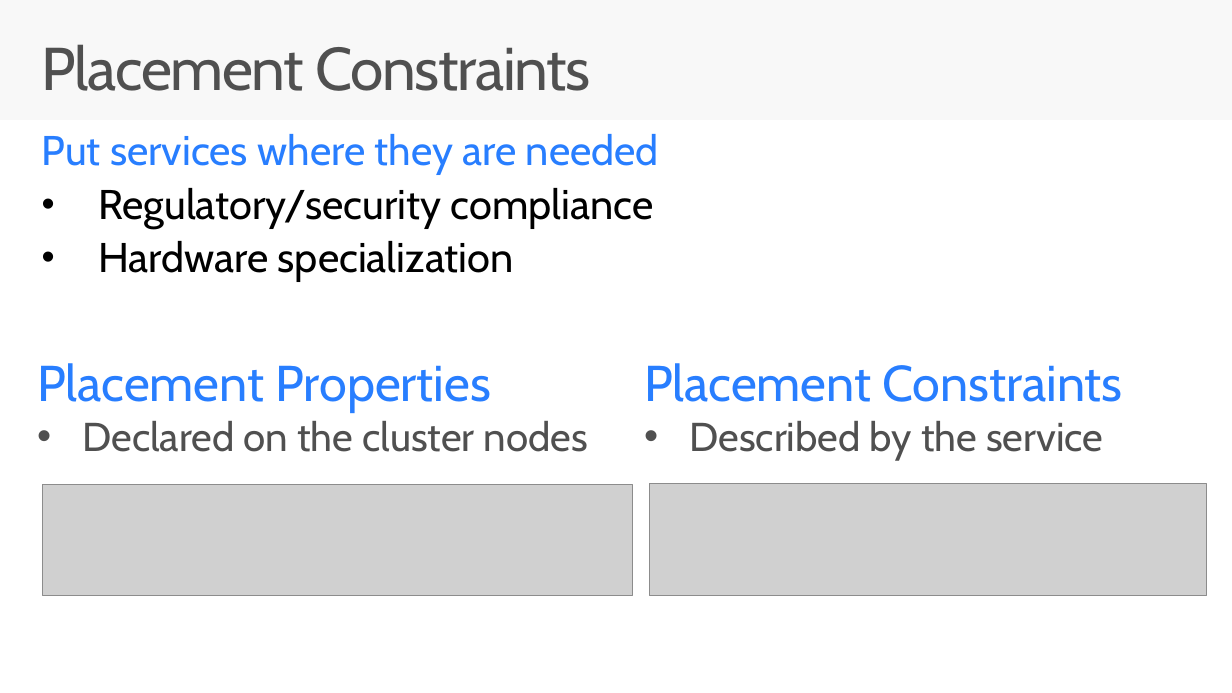
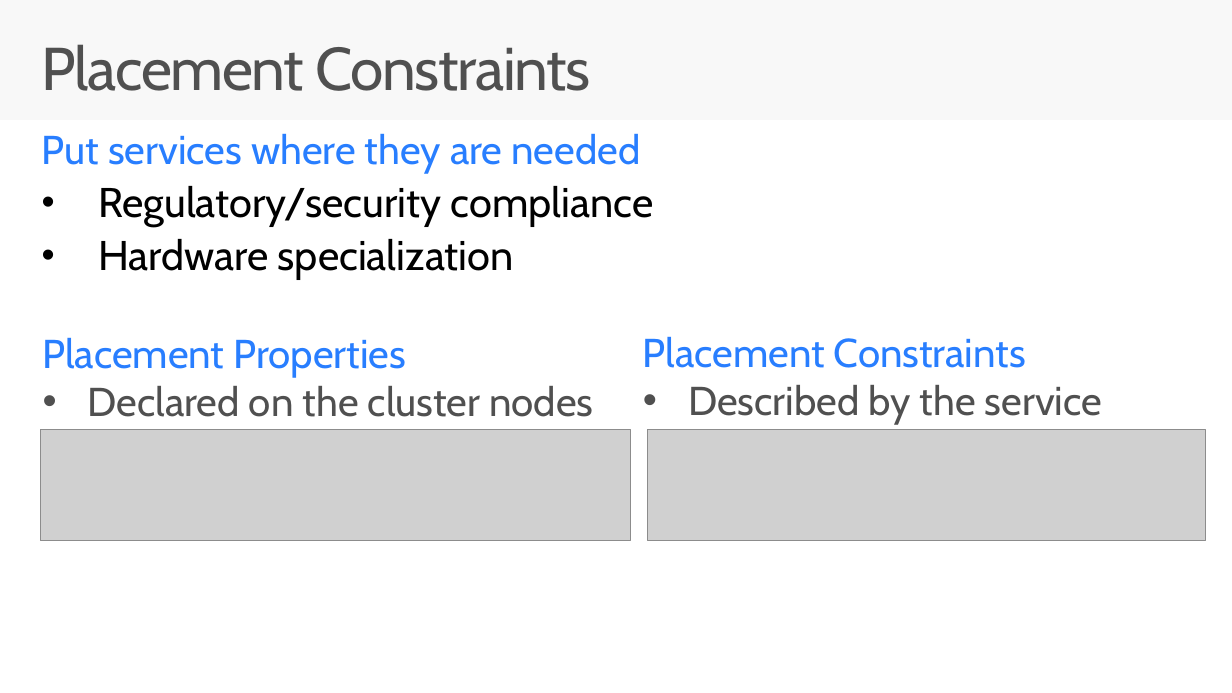
Before and after one commit to brentstineman/PersonalStuff, a slide deck: slide 7 of Presentations/Service Fabric/ServiceFabric - Real World.pptx (slide 9 before the commit). Drawn at 1232x693 pixels with LibreOffice and Linux fonts; fonts in the diff are those of the drawing; grey boxes stand for pictures. Boxes give left, top, right and bottom in pixels: in the first picture for what was removed or moved away, otherwise in the second. Text is boxed around its words. In the diff, an @@ line names an element or a change of style, - is before the commit and + after.

```diff
--- a/Presentations/Service Fabric/ServiceFabric - Real World.pptx
+++ b/Presentations/Service Fabric/ServiceFabric - Real World.pptx
@@ text at [42, 133, 640, 174]: size 33 to 32 pt in "Put services where they are needed" @@
@@ text "Placement Properties": place and size @@
-text "Placement Properties" at [37, 363, 588, 452]
+text "Placement Properties" at [43, 337, 593, 417]
@@ text "Placement Constraints": place and size @@
-text "Placement Constraints" at [644, 363, 1123, 461]
+text "Placement Constraints" at [643, 336, 1102, 425]
@@ text at [43, 337, 407, 378]: size 40 to 32 pt in "Placement Properties" @@
@@ text at [643, 336, 1026, 368]: size 40 to 32 pt in "Placement Constraints" @@
@@ picture: place and size @@
-picture at [43, 485, 632, 596]
+picture at [40, 429, 630, 541]
@@ picture: place and size @@
-picture at [650, 484, 1208, 595]
+picture at [648, 429, 1206, 541]
```
Also in this commit, not shown: 8 other slides changed, 1 slide removed.
